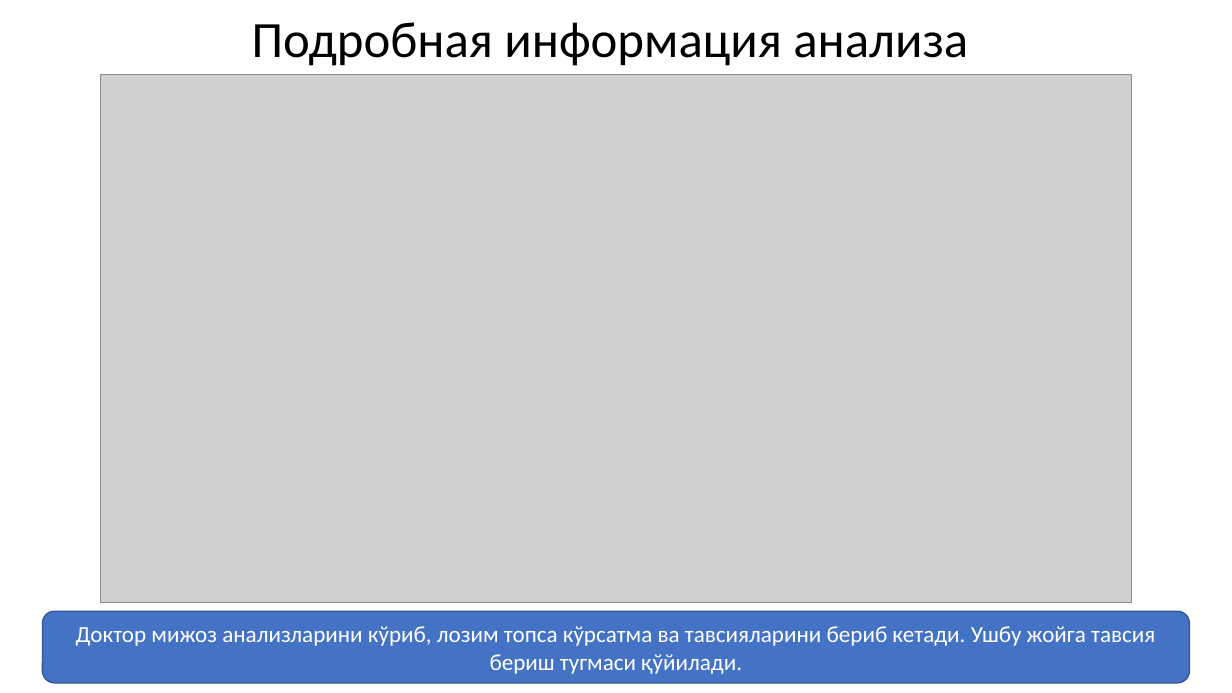
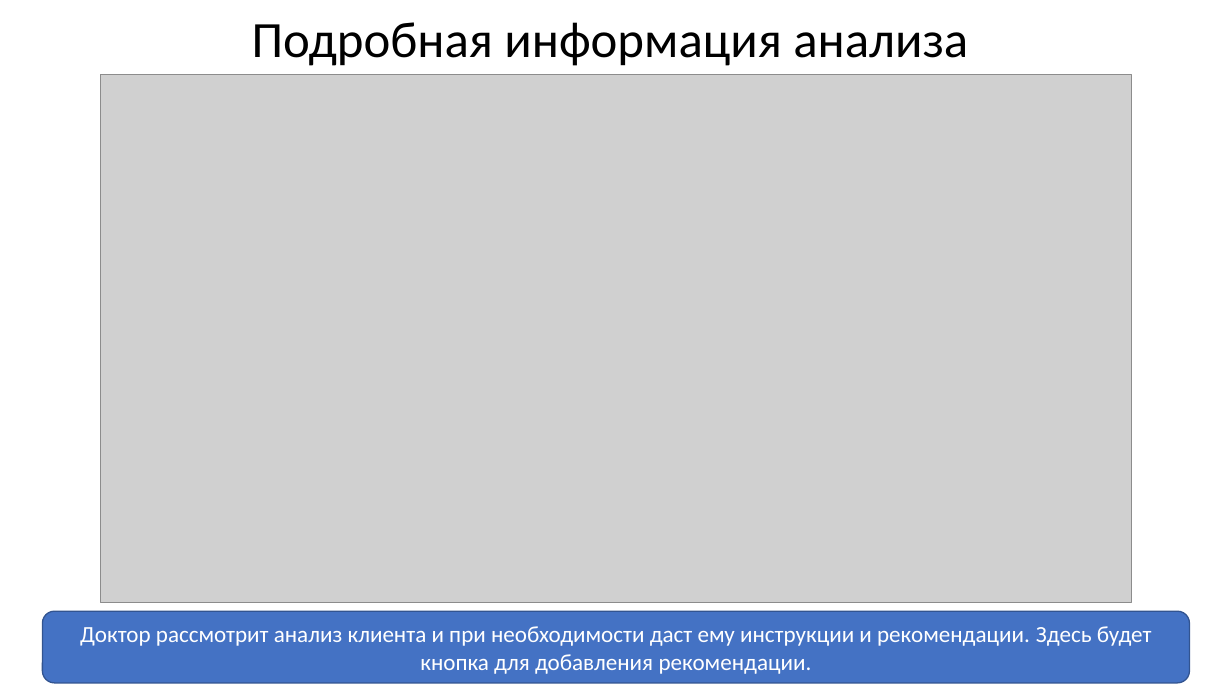
Before and after one commit to ruslanbek05/mkarta.uz, a slide deck: slide 9 of Presentation/mkarta.uz Technical requirement presentation — rus.pptx. Drawn at 1232x693 pixels with LibreOffice and Linux fonts; fonts in the diff are those of the drawing; grey boxes stand for pictures. Boxes give left, top, right and bottom in pixels: in the first picture for what was removed or moved away, otherwise in the second. Text is boxed around its words. In the diff, an @@ line names an element or a change of style, - is before the commit and + after.

```diff
--- a/Presentation/mkarta.uz Technical requirement presentation — rus.pptx
+++ b/Presentation/mkarta.uz Technical requirement presentation — rus.pptx
@@ text in rounded rectangle at <box>80,626,1152,674</box>: text changed @@
-Доктор мижоз анализларини кўриб, лозим топса кўрсатма ва тавсияларини бериб кетади. Ушбу жойга тавсия бериш тугмаси қўйилади.
+Доктор рассмотрит анализ клиента и при необходимости даст ему инструкции и рекомендации. Здесь будет кнопка для добавления рекомендации.
```
Also in this commit, not shown: 1 other file.
